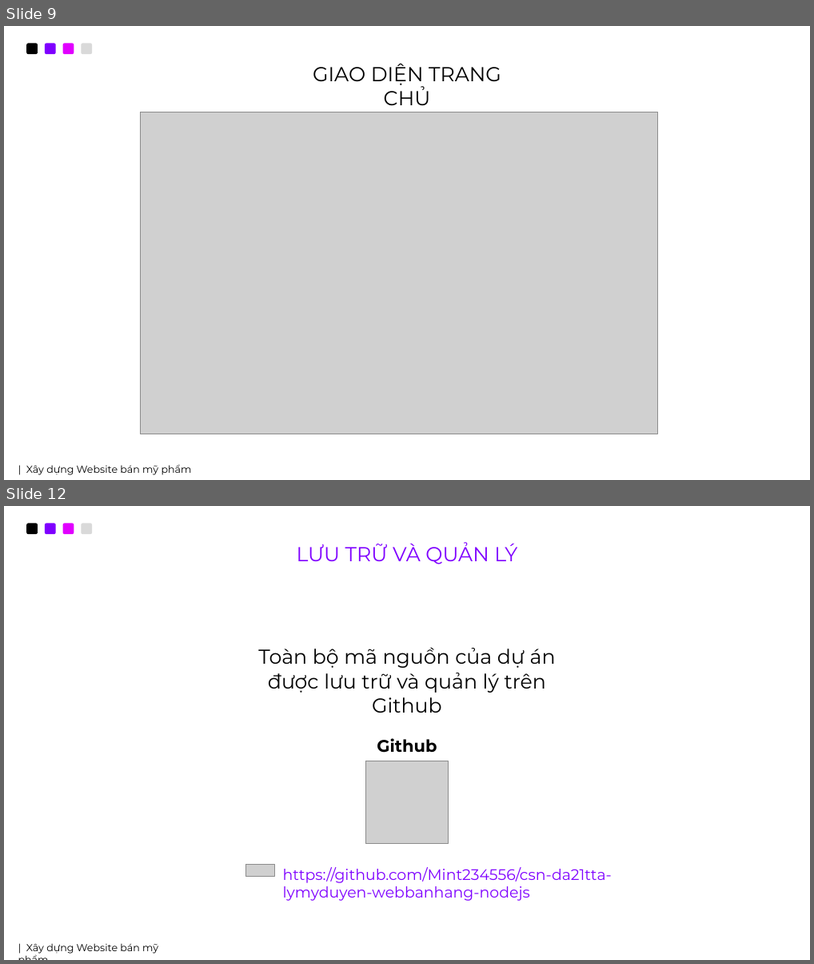
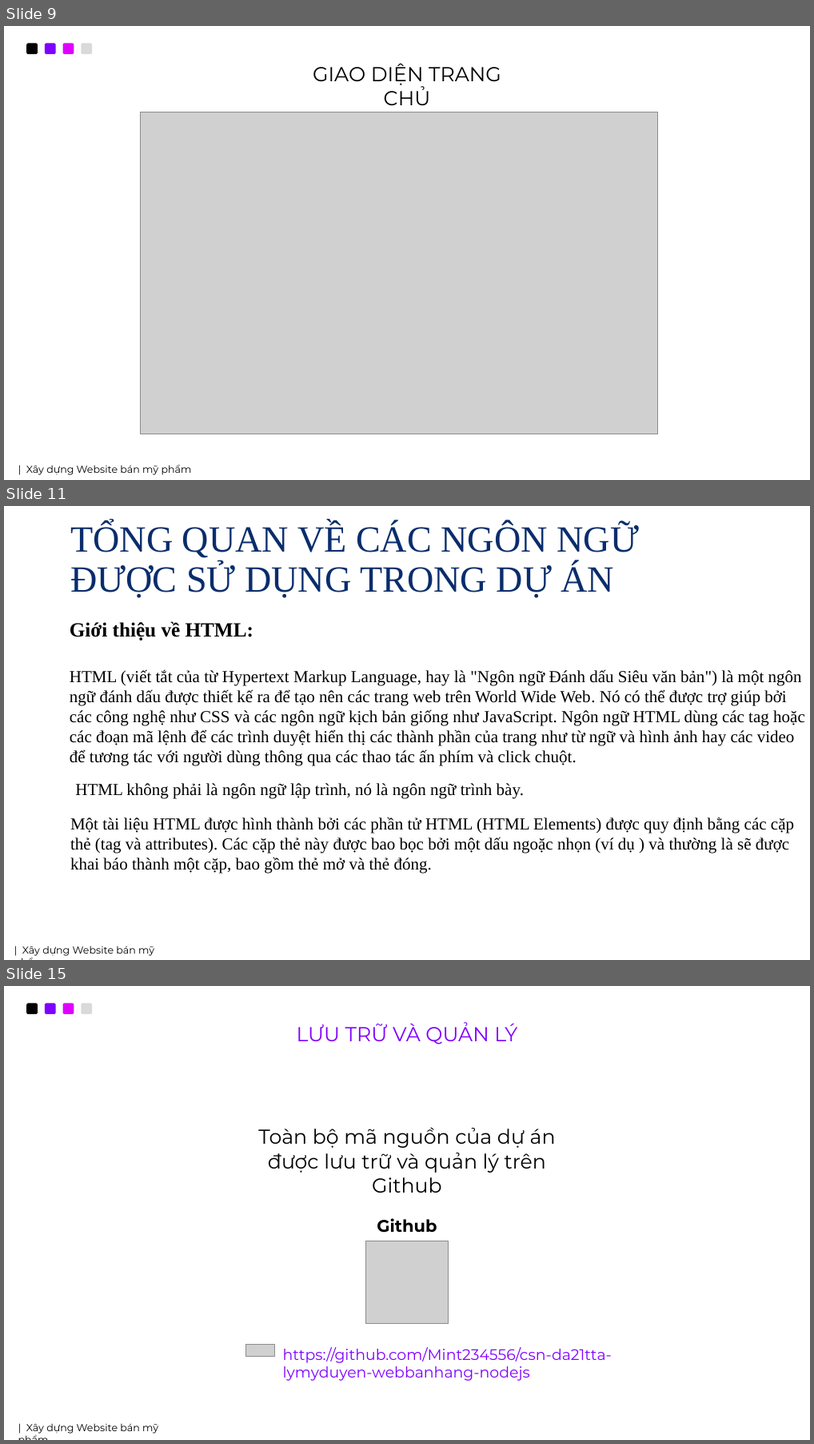
Before and after one commit to Mint234556/csn-da21tta-lymyduyen-webbanhang-nodejs, a slide deck: thesis/WEBBANHANG.pptx. Shown one above the other, each under a label of ours: slides 9 and 12 before the commit, slides 9, 11 and 15 after it; the slides between them are not shown. The pictures are 814x964 and 814x1444 pixels, drawn with LibreOffice and Linux fonts; fonts in the diff are those of the drawing; grey boxes stand for pictures; background and template pictures are left out. Boxes give left, top, right and bottom in pixels: in the first picture for what was removed or moved away, otherwise in the second. Text is boxed around its words. In the diff, an @@ line names an element or a change of style, - is before the commit and + after.

```diff
--- a/thesis/WEBBANHANG.pptx
+++ b/thesis/WEBBANHANG.pptx
@@ slide 11 added at <box>4,506,810,960</box>, background picture (left out) @@
@@ title added at <box>70,523,640,598</box>, 44 pt, text #092D6C @@
+TỔNG QUAN VỀ CÁC NGÔN NGỮ ĐƯỢC SỬ DỤNG TRONG DỰ ÁN
@@ text added at <box>70,621,806,766</box>, 20 pt, text #000000 @@
+Giới thiệu về HTML:
+HTML (viết tắt của từ Hypertext Markup Language, hay là "Ngôn ngữ Đánh dấu Siêu văn bản") là một ngôn ngữ đánh dấu được thiết kế ra để tạo nên các trang web trên World Wide Web. Nó có thể được trợ giúp bởi các công nghệ như CSS và các ngôn ngữ kịch bản giống như JavaScript. Ngôn ngữ HTML dùng các tag hoặc các đoạn mã lệnh để các trình duyệt hiển thị các thành phần của trang như từ ngữ và hình ảnh hay các video để tương tác với người dùng thông qua các thao tác ấn phím và click chuột.
@@ text added at <box>75,783,524,799</box>, 20 pt, text #000000 @@
+HTML không phải là ngôn ngữ lập trình, nó là ngôn ngữ trình bày.
@@ text added at <box>70,816,794,873</box>, 20 pt, text #000000 @@
+Một tài liệu HTML được hình thành bởi các phần tử HTML (HTML Elements) được quy định bằng các cặp thẻ (tag và attributes). Các cặp thẻ này được bao bọc bởi một dấu ngoặc nhọn (ví dụ ) và thường là sẽ được khai báo thành một cặp, bao gồm thẻ mở và thẻ đóng.
@@ text added at <box>22,945,154,956</box>, 12 pt, text #000000 @@
+| Xây dựng Website bán mỹ phẩm
@@ what was slide 12 is now slide 15 @@
```
Also in this commit, not shown: 1 slide changed, 2 other slides added.
